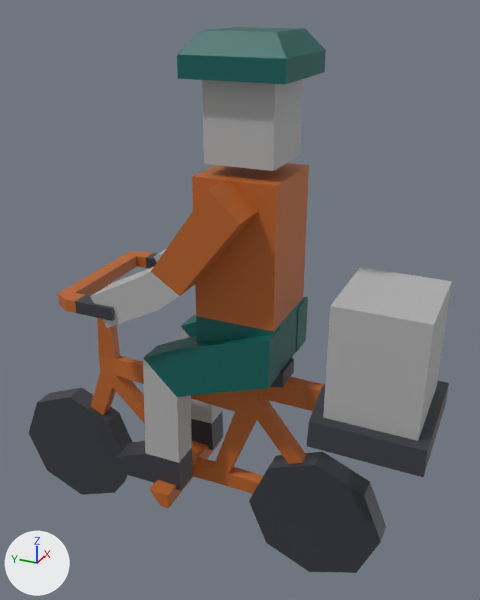
The FBX model Assets/3d Models/DeliveryBike.fbx: old version first, new version second.
Before and after are seen from a 50 mm camera at (-1.414, -0.731, 1.454) aimed at (0.056, -0.069, 0.719). The axes (+X, +Y, +Z) are drawn at lower left. The lights are the same throughout.

The older version as bpy lines, for what is in view:
```python
mat_mat_color = principled_material('Mat_Color')
mat_mat_color.base_color = (0.0, 0.115, 0.101)  # dark cyan #005f59
me_plane = bpy.data.meshes.new('Plane')
me_plane.from_pydata(...)  # 310 vertices, 284 faces; spans x -0.207..0.202, y -0.618..0.643, z -0.039..1.389
# faces by material slot: [123, 88, 37, 36]
me_plane.materials.append(mat_mat_orange)  # orange #b96326
me_plane.materials.append(mat_mat_darkgrey)  # black #373941
me_plane.materials.append(mat_mat_white)  # grey #b2b2b2
me_plane.materials.append(mat_mat_color)  # dark cyan #005f59
ob_plane = bpy.data.objects.new('Plane', me_plane)
ob_plane.location = (0.0, 0.0, 0.0)
```
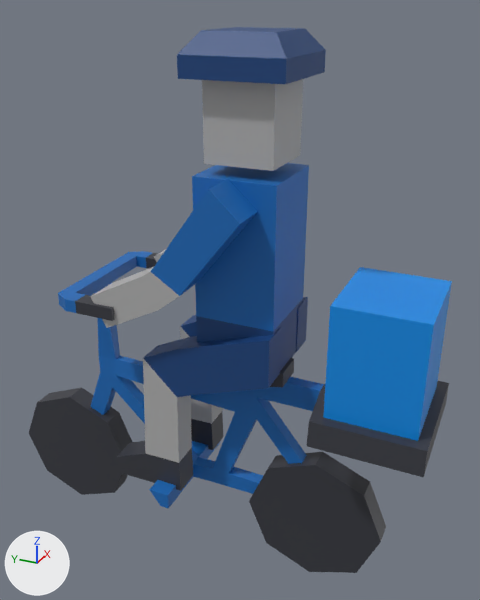
Changed parts and their boxes (x1, y1, x2, y2) in the pictures (480 x 600 px):
'Plane', recoloured: (58, 27, 452, 509) in both
part 1 of me_plane, recoloured: (58, 163, 324, 509) in both
part 2 of me_plane, recoloured (grey to blue): (323, 267, 452, 441) in both

Diff of the bpy script that builds the scene:
```diff
--- a/Assets/3d Models/DeliveryBike.fbx.py
+++ b/Assets/3d Models/DeliveryBike.fbx.py
@@ mat_mat_color @@
 mat_mat_color = principled_material('Mat_Color')
-mat_mat_color.base_color = (0.0, 0.115, 0.101)  # dark cyan #005f59
+mat_mat_color.base_color = (0.00836, 0.0564, 0.202)  # dark blue #17437c
@@ mat_mat_orange_001 @@
+mat_mat_orange_001 = principled_material('Mat_Orange.001')
+mat_mat_orange_001.base_color = (0.00783, 0.146, 0.487)  # blue #166bb9
@@ mat_box @@
+mat_box = principled_material('Box')
+mat_box.base_color = (0.0, 0.262, 0.8)  # blue #008ce7
@@ me_plane @@
 me_plane.from_pydata(...)  # 310 vertices, 284 faces; spans x -0.207..0.202, y -0.618..0.643, z -0.039..1.389
 # used by ob_plane; location = (0.0, 0.0, 0.0)
+# me_plane part 1: all 123 faces that had it switch from mat_mat_orange (orange #b96326) to mat_mat_orange_001 (blue #166bb9)
+# me_plane part 2: all 5 faces centred in x -0.143..0.107, y -0.592..-0.373, z 0.7..0.844 switch from mat_mat_white (grey #b2b2b2) to mat_box (blue #008ce7)
 me_plane.materials.append(mat_mat_darkgrey)
```
